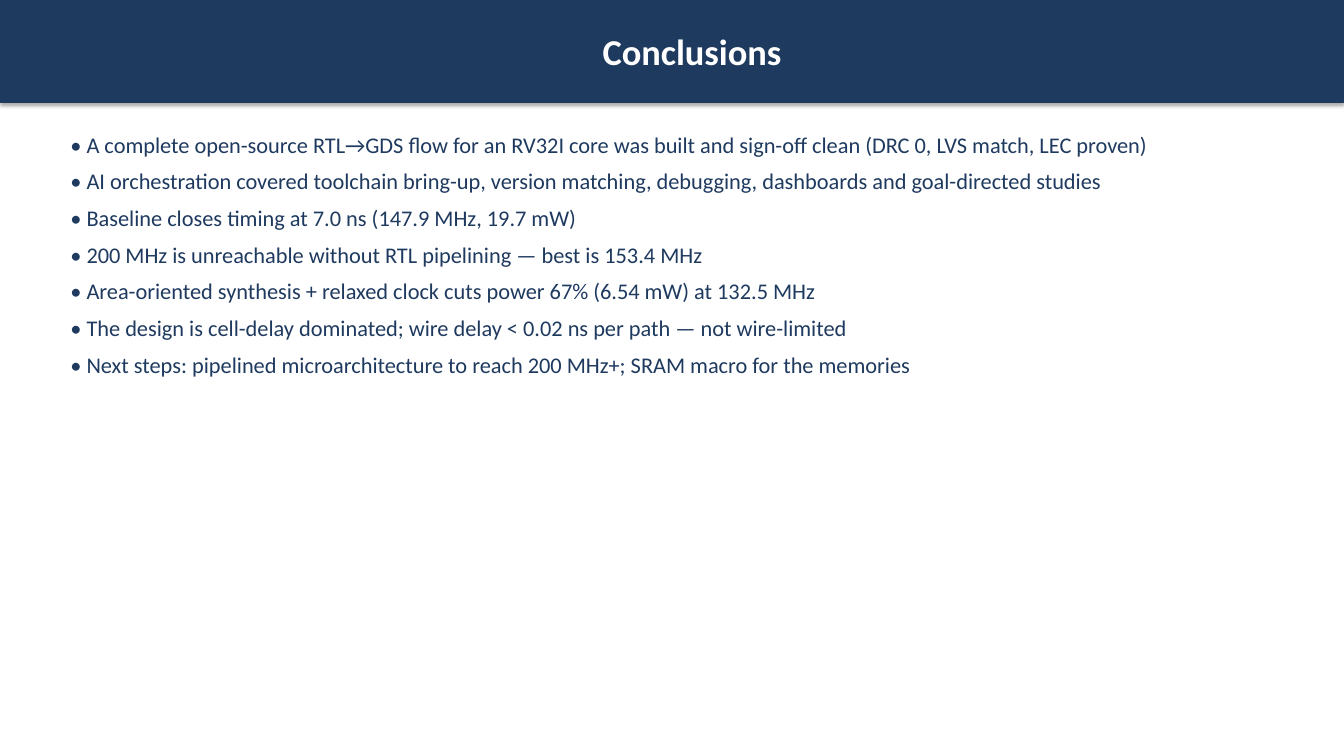
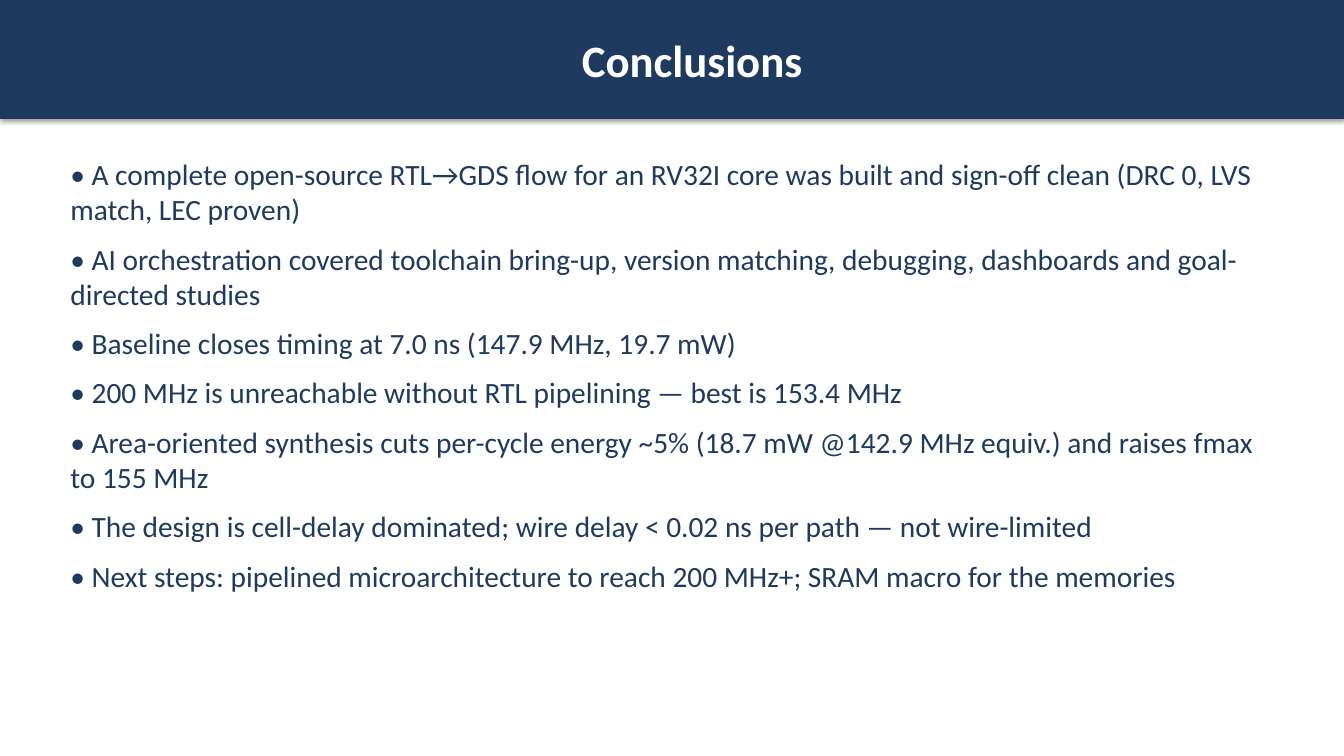
Before and after one commit to wuhannus/lunarch, a slide deck: slide 17 of flow/LUNARCH_AI_Driven_Chip_Design.pptx (slide 18 before the commit). Drawn at 1344x756 pixels with LibreOffice and Linux fonts; fonts in the diff are those of the drawing. Boxes give left, top, right and bottom in pixels: in the first picture for what was removed or moved away, otherwise in the second. Text is boxed around its words. In the diff, an @@ line names an element or a change of style, - is before the commit and + after.

```diff
--- a/flow/LUNARCH_AI_Driven_Chip_Design.pptx
+++ b/flow/LUNARCH_AI_Driven_Chip_Design.pptx
@@ rectangle "Conclusions": place and size @@
-rectangle "Conclusions" at [0,0,1344,103]
+rectangle "Conclusions" at [0,0,1344,119]
@@ rectangle "Conclusions" at [0,0,1344,119]: size 26 to 32 pt @@
@@ text "• A complete open-source RTL→GDS ...": place and size @@
-text "• A complete open-source RTL→GDS ..." at [87,137,1146,377]
+text "• A complete open-source RTL→GDS ..." at [70,163,1253,592]
@@ text at [70,163,1251,592]: size 16 to 21 pt in "• A complete open-source RTL→GDS flow for ...", "• AI orchestration covered toolchain bring-up, version ...", "• Baseline closes timing at 7.0 ns ...", "• 200 MHz is unreachable without RTL ..." and 2 more places; more space between paragraphs @@
@@ text at [70,431,1253,489]: text changed; size 16 to 21 pt @@
-• Area-oriented synthesis + relaxed clock cuts power 67% (6.54 mW) at 132.5 MHz
+• Area-oriented synthesis cuts per-cycle energy ~5% (18.7 mW @142.9 MHz equiv.) and raises fmax to 155 MHz
```
Also in this commit, not shown: 9 other slides changed, 7 slides added, 8 slides removed, 1 other file.
